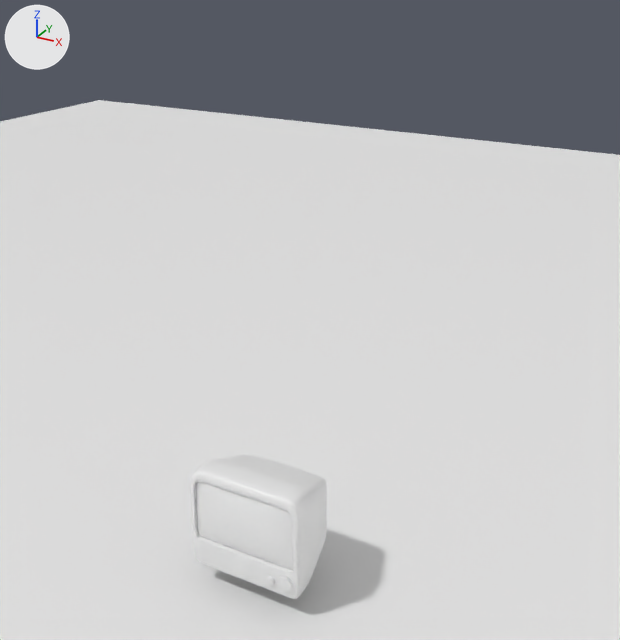
What one commit did to the Blender file section05 - rigging and animation - 78-modifier-stack.blend.
Rendered twice from a 50 mm lens placed at (5.51, -9.08, 8.68), pointed at (0.54, -0.05, 4.17). Arrows for +X, +Y and +Z are at upper left; the lights stay in place.
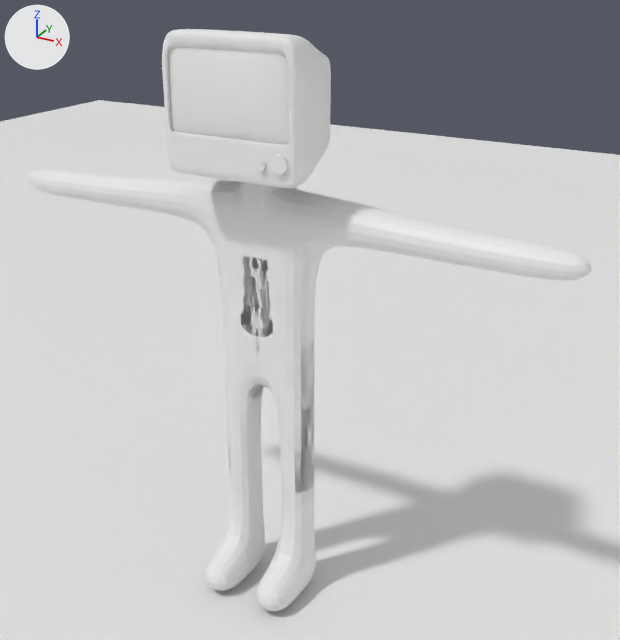
What differs and where, as boxes (x1, y1, x2, y2) in the pictures (620 x 640 px):
'Cube', added: after (29, 168, 592, 612)
'tv', moved: before (190, 455, 327, 599); after (162, 29, 331, 189)
'screen', moved: before (196, 482, 293, 570); after (169, 47, 289, 145)
'Cylinder', moved: before (277, 576, 293, 592); after (269, 154, 289, 175)
'Cylinder.001', moved: before (266, 576, 275, 585); after (256, 161, 266, 172)

Diff of the bpy script that builds the scene:
```diff
--- a/section05 - rigging and animation - 78-modifier-stack.blend.py
+++ b/section05 - rigging and animation - 78-modifier-stack.blend.py
@@ me_cube_005 @@
+me_cube_005.from_pydata(...)  # 100 vertices, 85 faces; spans x 0.0..21.4, y -3.7..1.0, z -22.8..1.0
@@ ob_tv @@
 ob_tv = bpy.data.objects.new('tv', me_cube_003)
-ob_tv.location = (0.0, 0.0, 1.01)
+ob_tv.location = (0.0, 0.0, 6.84)
 _m = ob_tv.modifiers.new('Mirror', 'MIRROR')
@@ ob_screen @@
 ob_screen = bpy.data.objects.new('screen', me_cube_004)
-ob_screen.location = (0.0, -0.15, 1.01)
+ob_screen.location = (0.0, -0.15, 6.84)
 ob_screen.scale = (0.94, 1.05, 1.09)
@@ ob_cylinder @@
 ob_cylinder = bpy.data.objects.new('Cylinder', me_cylinder)
-ob_cylinder.location = (0.68, -1.01, 0.52)
+ob_cylinder.location = (0.68, -1.01, 6.35)
 ob_cylinder.rotation_euler = (1.571, 0.0, 0.0)  # degrees (90, 0, 0)
@@ ob_cylinder_001 @@
 ob_cylinder_001 = bpy.data.objects.new('Cylinder.001', me_cylinder_001)
-ob_cylinder_001.location = (0.45, -1.02, 0.56)
+ob_cylinder_001.location = (0.45, -1.02, 6.39)
 ob_cylinder_001.rotation_euler = (1.571, 0.0, 0.0)  # degrees (90, 0, 0)
@@ ob_cube @@
+ob_cube = bpy.data.objects.new('Cube', me_cube_005)
+ob_cube.location = (0.0, -0.22, 6.23)
+ob_cube.scale = (0.191, 0.274, 0.274)
+_m = ob_cube.modifiers.new('Mirror', 'MIRROR')
+_m.use_clip = True
+_m = ob_cube.modifiers.new('Subdivision', 'SUBSURF')
+_m.levels = 3
```
